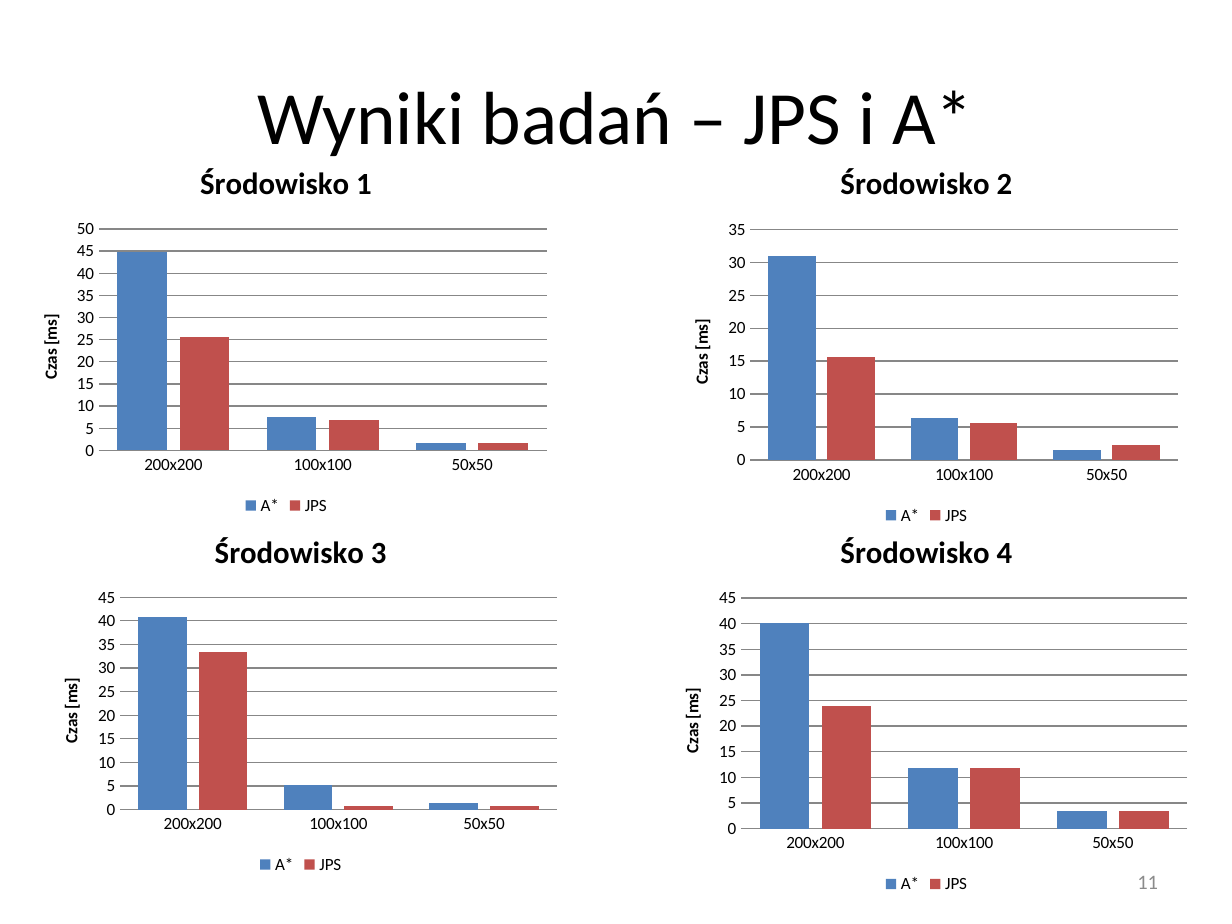
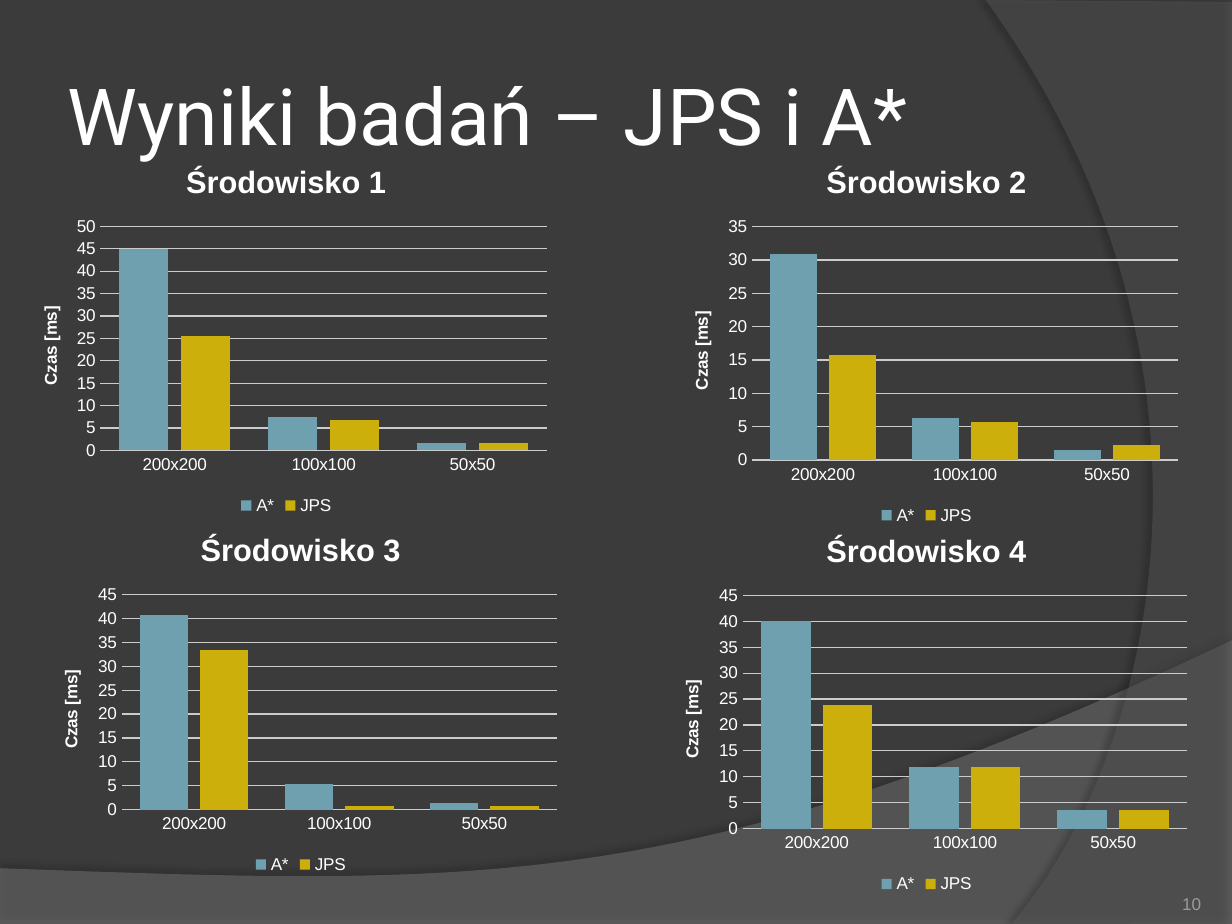
Before and after one commit to sskullgra/Character-Navigation, a slide deck: slide 10 of Nawigacja w grach komputerowych.pptx (slide 11 before the commit). Drawn at 1232x924 pixels with LibreOffice and Linux fonts; fonts in the diff are those of the drawing. Boxes give left, top, right and bottom in pixels: in the first picture for what was removed or moved away, otherwise in the second. Text is boxed around its words. In the diff, an @@ line names an element or a change of style, - is before the commit and + after.

```diff
--- a/Nawigacja w grach komputerowych.pptx
+++ b/Nawigacja w grach komputerowych.pptx
@@ background #FFFFFF to #3B3B3B @@
@@ freeform shape added at <box>986,0,1232,924</box>, fill #5E5E5E at 40% opacity @@
@@ title "Wyniki badań – JPS i ..." at <box>68,86,907,162</box>: size 44 to 46 pt, font Calibri to Roboto, text colour #000000 to #FFFFFF; alignment centre to left @@
@@ column chart at <box>15,142,558,520</box> @@
@@ colour of A* #4F81BD to #6EA0B0 @@
@@ colour of JPS #C0504D to #CCAF0A @@
@@ lettering changed @@
@@ column chart at <box>664,142,1188,530</box> @@
@@ colour of A* #4F81BD to #6EA0B0 @@
@@ colour of JPS #C0504D to #CCAF0A @@
@@ lettering changed @@
@@ column chart at <box>34,510,568,878</box> @@
@@ colour of A* #4F81BD to #6EA0B0 @@
@@ colour of JPS #C0504D to #CCAF0A @@
@@ lettering changed @@
@@ column chart at <box>654,510,1198,898</box> @@
@@ colour of A* #4F81BD to #6EA0B0 @@
@@ colour of JPS #C0504D to #CCAF0A @@
@@ lettering changed @@
@@ freeform shape added at <box>0,641,1232,924</box>, fill #7F7F7F at 45% opacity @@
@@ page number at <box>1182,898,1201,910</box>: vertical alignment middle to bottom @@
@@ page number at <box>1182,898,1201,910</box>: text changed; size 12 to 10 pt; font Calibri to Arial; text colour #8C8C8C to #9D9B9A @@
-11
+10
```
Also in this commit, not shown: 11 other slides changed, 1 slide removed.
